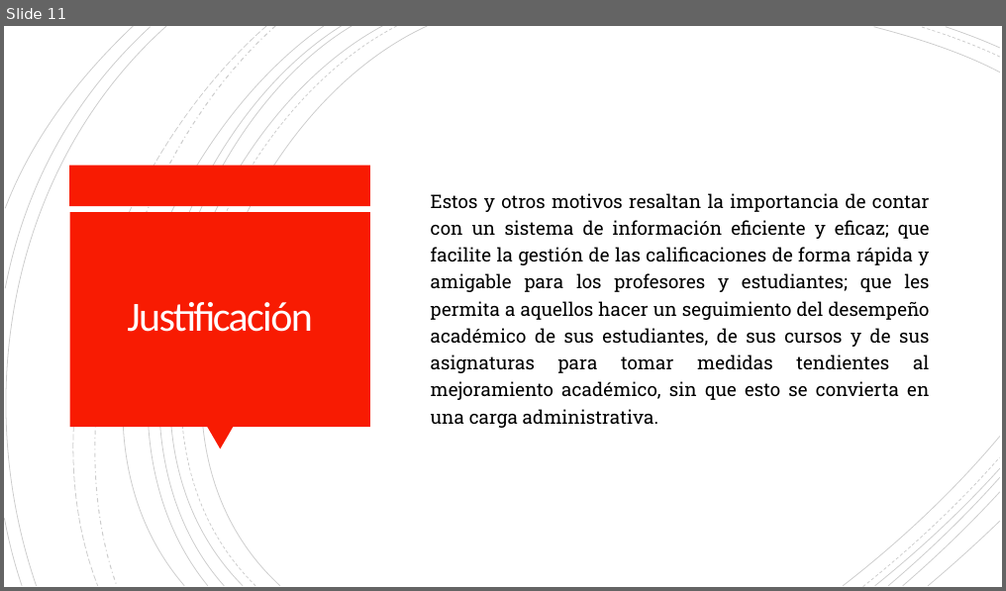
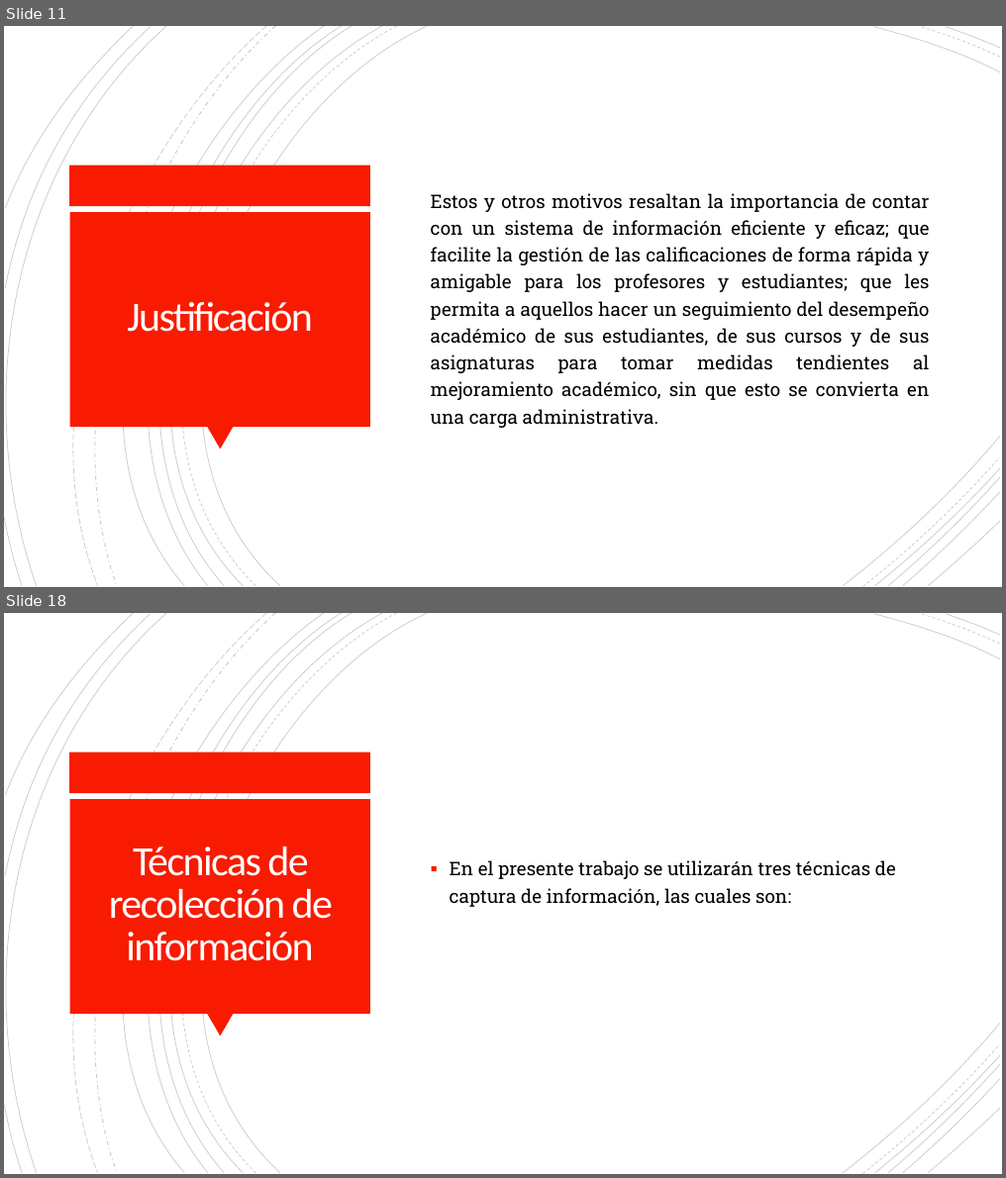
Before and after one commit to Dillan444/PROYECTO_SENA, a slide deck: PLANTEAMIENTO_DEL_PROBLEMA.pptx. Shown one above the other, each under a label of ours: slide 11 before the commit, slides 11 and 18 after it; the slides between them are not shown. The pictures are 1006x591 and 1006x1178 pixels, drawn with LibreOffice and Linux fonts; fonts in the diff are those of the drawing. Boxes give left, top, right and bottom in pixels: in the first picture for what was removed or moved away, otherwise in the second. Text is boxed around its words. In the diff, an @@ line names an element or a change of style, - is before the commit and + after.

```diff
--- a/PLANTEAMIENTO_DEL_PROBLEMA.pptx
+++ b/PLANTEAMIENTO_DEL_PROBLEMA.pptx
@@ slide 18 added at (4, 613, 1002, 1174), background #FFFFFF; not listed: 24 template elements that a slide beside it also shows @@
@@ title added at (109, 847, 333, 961), 40 pt, text #FFFEFF @@
+Técnicas de recolección de información
@@ text added at (450, 861, 896, 907), 18 pt, text #000000 @@
+▪ En el presente trabajo se utilizarán tres técnicas de captura de información, las cuales son:
```
Also in this commit, not shown: 9 other slides added.
